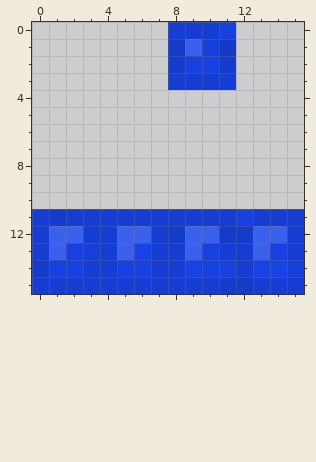
Pixel-art sprite -- src/main/resources/assets/aether/textures/models/accessory/gloves/neptune_gloves_accessory.png. The picture above is the old version.
The file is 16x16 pixels. Colours within 5 levels of each other are drawn and written as one.
The result:
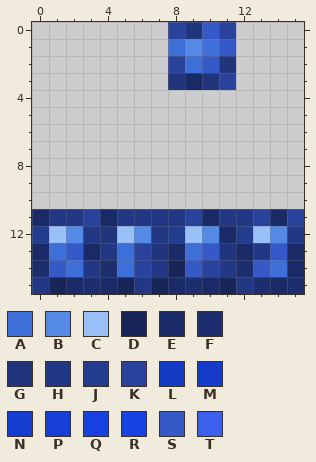
Palette (. is transparent): A #3e6fd8  B #548ae6  C #99c0f7  D #172559  E #1a2a66  F #1c2e6e  G #21357d  H #223885  J #243c8d  K #29439c  L #1439c2  M #153bc9  N #153dd1  P #163fd8  Q #1741de  R #1743e4  S #3559c6  T #3b60eb
The commit says: neptune armor and chainmail gloves
From old to new:
Changed rows in their new state; - is an unchanged pixel.
first column x 8:
 0 KGSK
 1 ABAS
 2 KASG
 3 GEGK
first column x 0:
11 EHHKEHHHHKEHHKEK
12 JCBHGCBHJCBEJCBH
13 EASEHAKGEASGEHSE
14 FSAHFAKHDSKHFSAE
15 HDEFEDHDEFEDHFEF
Pixel boxes of the changes (left, top, right, bottom) in both pictures:
changed: (168, 22, 236, 90)
changed: (32, 209, 304, 294)
